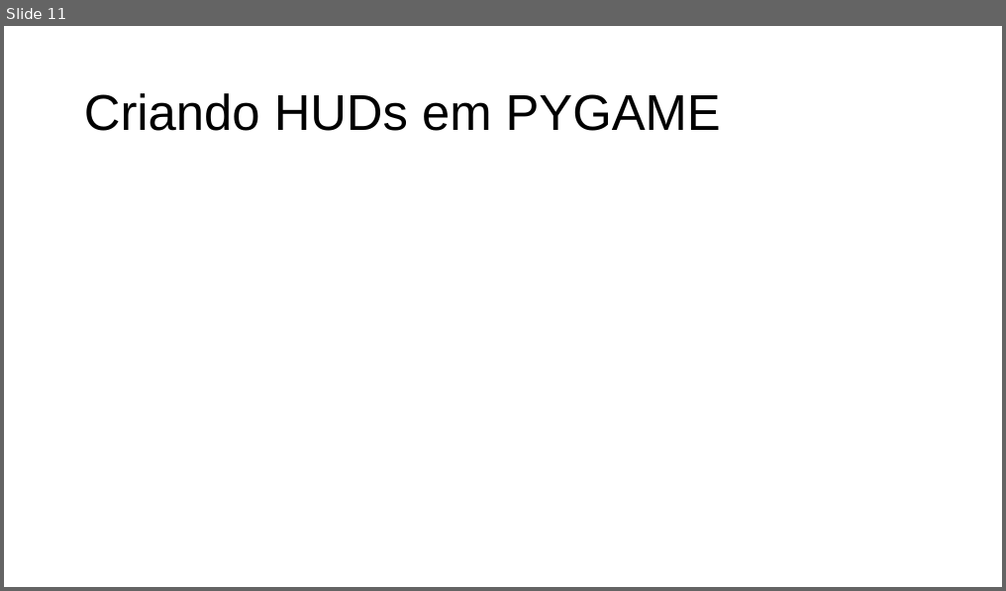
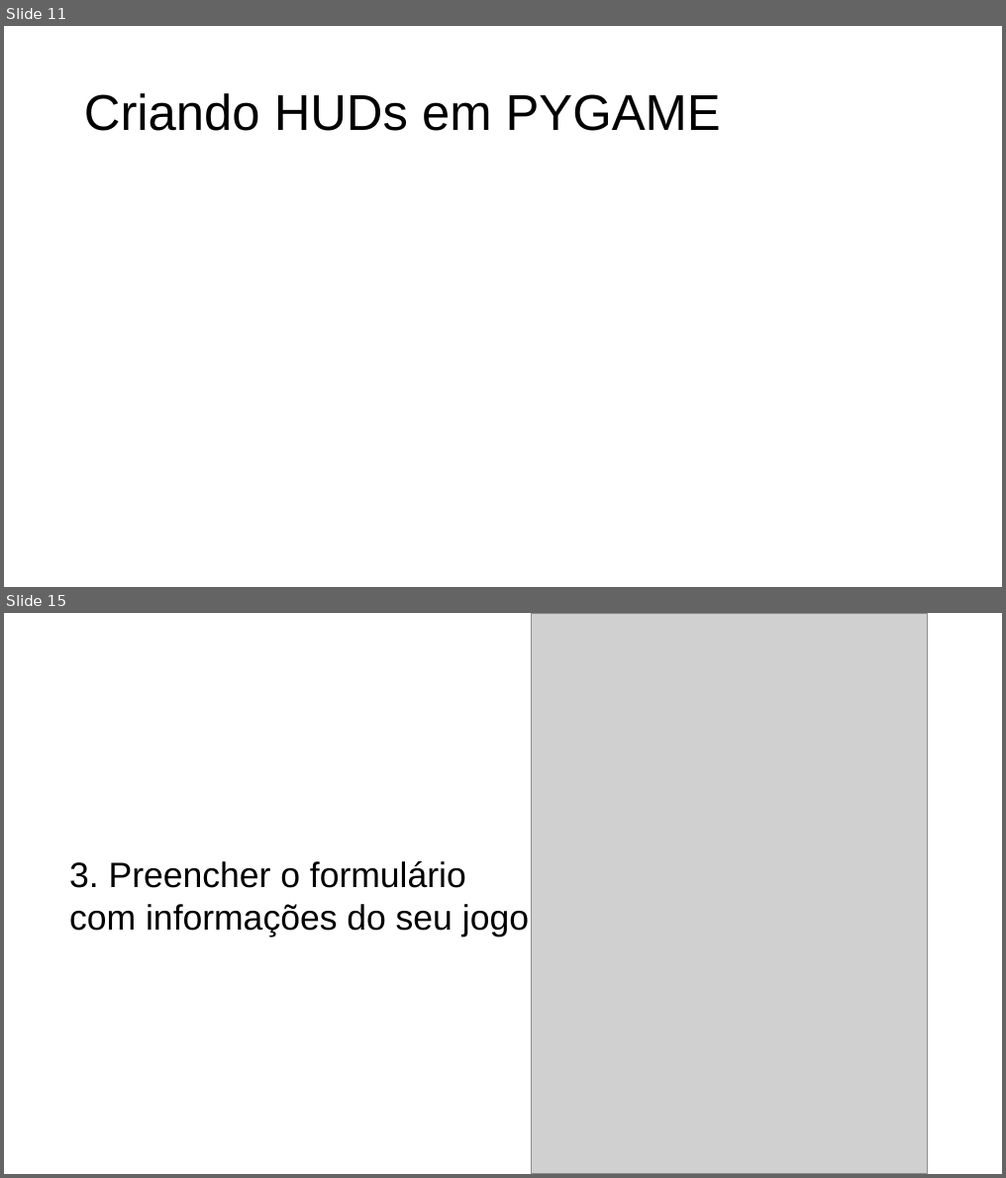
Before and after one commit to Victor7095/flappy-bird-pygame, a slide deck: slide_flappy_bird.pdf.odp. Shown one above the other, each under a label of ours: slide 11 before the commit, slides 11 and 15 after it; the slides between them are not shown. The pictures are 1006x591 and 1006x1178 pixels, drawn with LibreOffice and Linux fonts; fonts in the diff are those of the drawing; grey boxes stand for pictures. Boxes give left, top, right and bottom in pixels: in the first picture for what was removed or moved away, otherwise in the second. Text is boxed around its words. In the diff, an @@ line names an element or a change of style, - is before the commit and + after.

```diff
--- a/slide_flappy_bird.pdf.odp
+++ b/slide_flappy_bird.pdf.odp
@@ slide 15 added at (4, 613, 1002, 1174), background #FFFFFF @@
@@ picture added at (532, 613, 928, 1174) @@
@@ text added at (69, 861, 529, 937), 28 pt, text #000000 @@
+3. Preencher o formulário com informações do seu jogo
```
Also in this commit, not shown: 9 slides changed, 6 other slides added.
